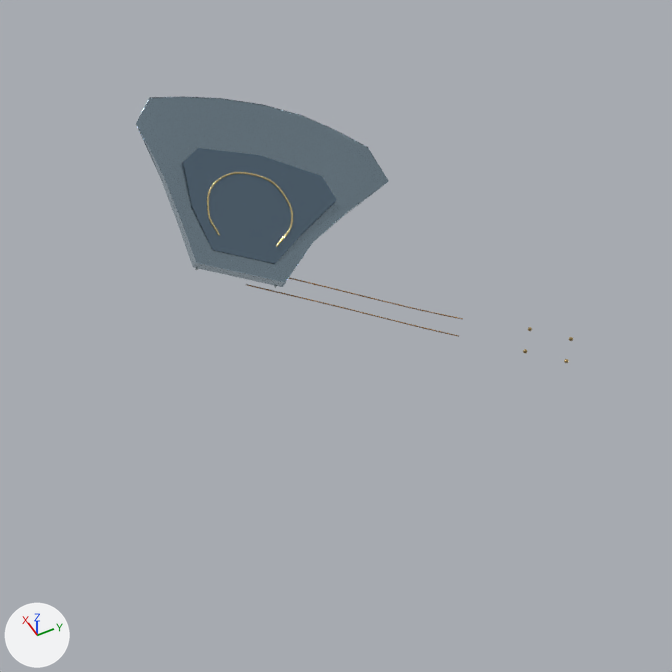
Before and after pictures for a commit that changed the Blender file characters/humanoid/weapons/crescent_axe.blend.
One viewpoint serves both versions: the file's camera 'Studio Camera'. The lights are fixed; the arrows at lower left show +X, +Y and +Z. The picture after the commit comes second. The same objects are shown in both versions, whatever each file hides.

Script lines for the objects in view, before the commit:
```python
ob_ash_grain___engraved_vein = bpy.data.objects.new('Ash grain / engraved vein', cu_ash_grain___engraved_vein)
ob_ash_grain___engraved_vein.parent = ob_axe_grip_crescent
ob_ash_grain___engraved_vein.location = (0.0, 0.0, 0.0)
ob_ash_grain___engraved_vein_001 = bpy.data.objects.new('Ash grain / engraved vein.001', cu_ash_grain___engraved_vein_001)
ob_ash_grain___engraved_vein_001.parent = ob_axe_grip_crescent
ob_ash_grain___engraved_vein_001.location = (0.0, 0.0, 0.0)
ob_axe_grip_crescent = bpy.data.objects.new('AXE_GRIP_CRESCENT', None)
ob_axe_grip_crescent.location = (0.0, -0.05, 0.0945)
ob_axe_grip_crescent.rotation_euler = (2.24, -0.418, -0.0573)  # degrees (128, -24, -3.3)
ob_blade___concave_inner_forge_panel_001 = bpy.data.objects.new('Blade | concave inner forge panel.001', me_blade___concave_inner_forge_panel_001)
ob_blade___concave_inner_forge_panel_001.parent = ob_axe_grip_crescent
ob_blade___concave_inner_forge_panel_001.location = (-0.00438, -0.00478, 0.00616)
ob_blade___concave_inner_forge_panel_001.rotation_euler = (-1.436, -1.959, -1.31)  # degrees (-82, -112, -75)
ob_etched_gold___forged_crescent_filigree_001 = bpy.data.objects.new('Etched gold | forged crescent filigree.001', cu_etched_gold___forged_crescent_filigree_001)
ob_etched_gold___forged_crescent_filigree_001.parent = ob_axe_grip_crescent
ob_etched_gold___forged_crescent_filigree_001.location = (-0.00438, -0.00478, 0.00616)
ob_etched_gold___forged_crescent_filigree_001.rotation_euler = (-1.436, -1.959, -1.31)  # degrees (-82, -112, -75)
# also in view: 'Crescent blade | one-piece forged steel' at (0.651, -0.527, 0.338)
```
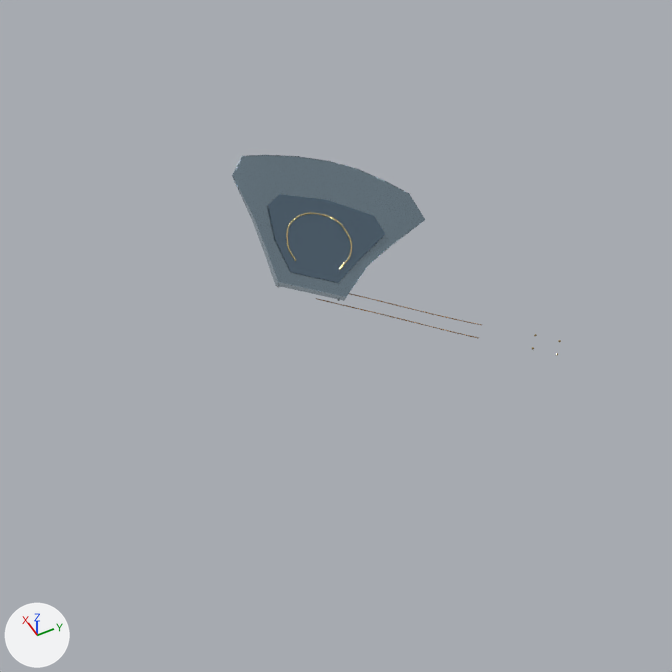
ob_axe_grip_crescent is not drawn itself; it is the parent of ob_handle___sculpted_dark_ash, ob_ash_grain___engraved_vein, ob_ash_grain___engraved_vein_001, ob_pommel___cast_brass_lower_rim, ob_pommel___polished_narrow_pin, ob_pommel___inset_on_end, ob_grip___rich_dark_leather, ob_grip___lower_brass_collar.

Where the newer file only moved an object's origin or applied its transform, the numbers keep the older frame.

Pixel boxes (x1, y1, x2, y2) of what changed, in the pictures (672 x 672 px):
'Crescent blade | one-piece forged steel', rescaled (24% narrower, 23% shorter): before (136, 96, 389, 287); after (232, 155, 425, 301)
'Blade | concave inner forge panel.001', rescaled (23% narrower, 23% shorter): before (183, 148, 336, 264); after (268, 194, 385, 283)
'Etched gold | forged crescent filigree.001', rescaled, moved, turned: before (207, 172, 293, 247); after (286, 213, 352, 269)
'Ash grain / engraved vein.001', rescaled, moved (23% narrower, 24% shorter): before (246, 284, 459, 337); after (316, 298, 479, 338)
'Ash grain / engraved vein', rescaled, moved (23% narrower, 25% shorter): before (289, 277, 463, 320); after (349, 293, 482, 325)
'Grip | brass stud', reshaped (not visible afterwards): before (569, 337, 573, 341)
'Grip | brass stud.001', reshaped (not visible afterwards): before (564, 359, 569, 363)
'Grip | brass stud.003', reshaped (not visible afterwards): before (523, 349, 527, 353)

What changed in the scene script:
```text
Change ob_axe_grip_crescent:
    ob_axe_grip_crescent.scale: (1.0, 1.0, 1.0) -> (0.764, 0.764, 0.764)
Change ob_ash_grain___engraved_vein:
    ob_ash_grain___engraved_vein.location: (0.0, 0.0, 0.0) -> (0.032, -0.303, 0.00184)
Change ob_ash_grain___engraved_vein_001:
    ob_ash_grain___engraved_vein_001.location: (0.0, 0.0, 0.0) -> (-0.0117, -0.303, 0.00167)
Change ob_etched_gold___forged_crescent_filigree_001:
    ob_etched_gold___forged_crescent_filigree_001.rotation_euler: (-1.436, -1.959, -1.31) -> (0.0, 0.0, 0.0)  # degrees (-82, -112, -75) -> degrees (0, 0, 0)
    ob_etched_gold___forged_crescent_filigree_001.location: (-0.00438, -0.00478, 0.00616) -> (0.177, 0.00763, 0.028)
```
